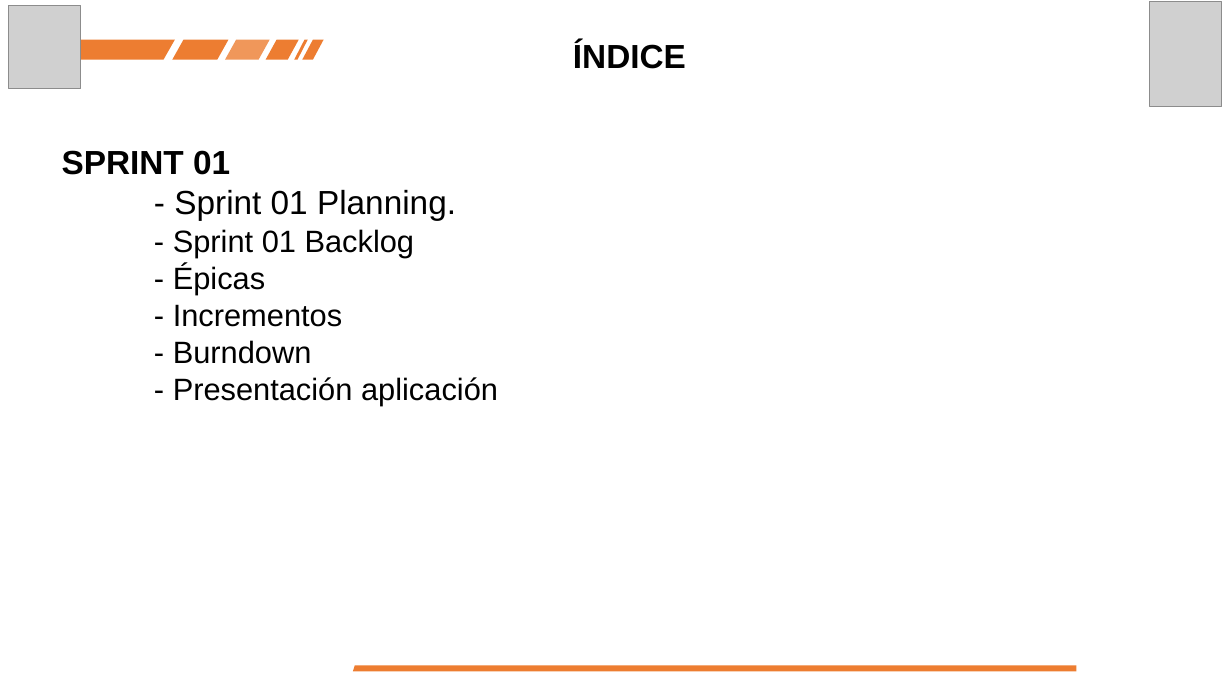
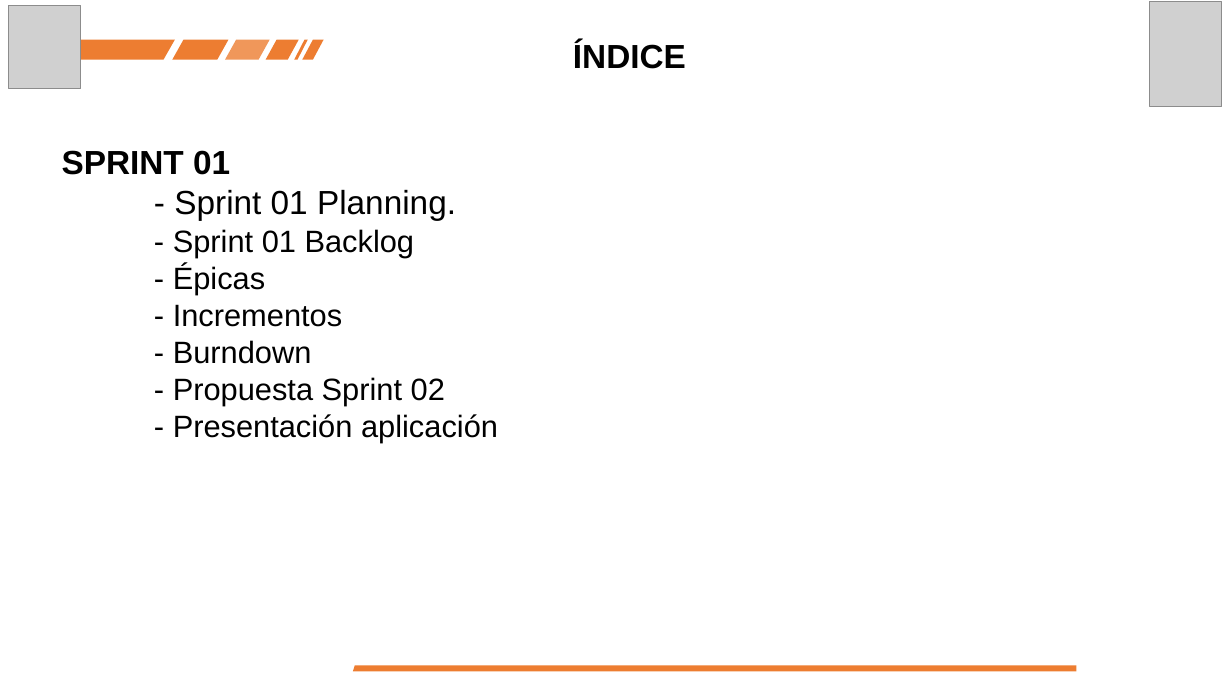
Before and after one commit to antrequenamartinez/Octubre_Revista_Ejercito_WIKI, a slide deck: slide 2 of Presentaciones/Sprint 01_Review.pptx. Drawn at 1232x693 pixels with LibreOffice and Linux fonts; fonts in the diff are those of the drawing; grey boxes stand for pictures. Boxes give left, top, right and bottom in pixels: in the first picture for what was removed or moved away, otherwise in the second. Text is boxed around its words. In the diff, an @@ line names an element or a change of style, - is before the commit and + after.

Commit message:
Revisión de presentación de Sprint 01.

```diff
--- a/Presentaciones/Sprint 01_Review.pptx
+++ b/Presentaciones/Sprint 01_Review.pptx
@@ text at box(173, 377, 445, 405): paragraph added @@
+- Propuesta Sprint 02
```
Also in this commit, not shown: 1 other slide changed, 1 slide added.
